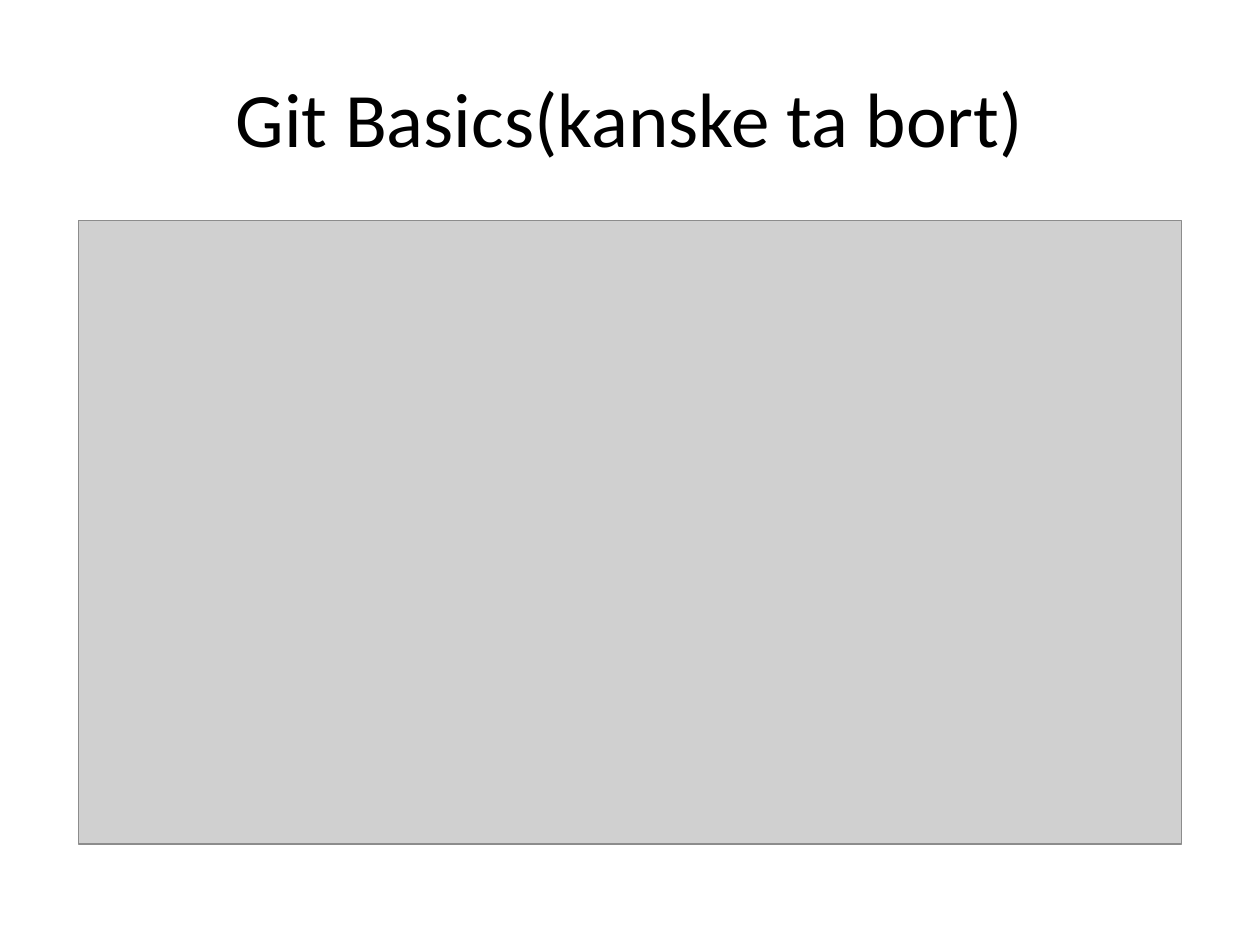
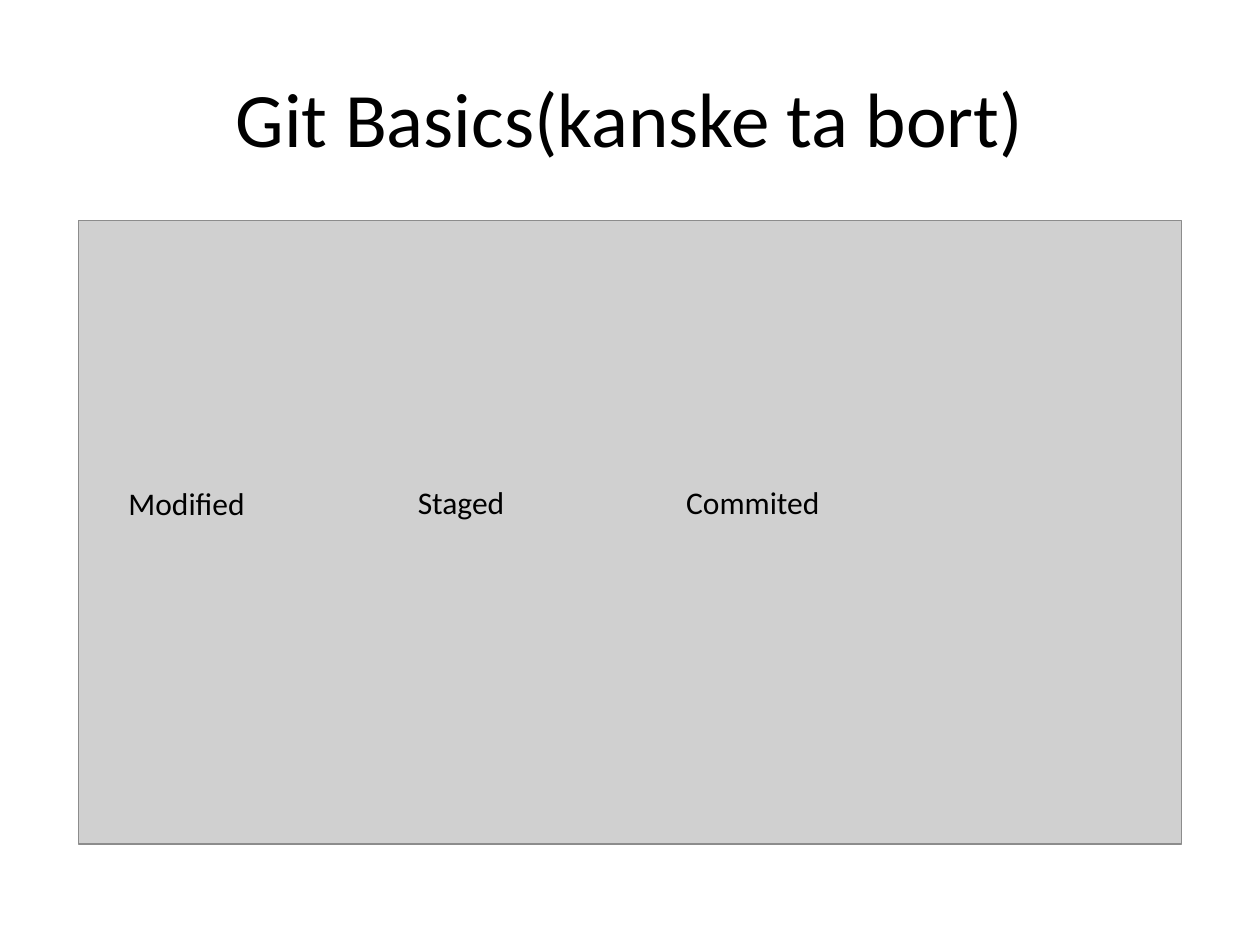
Before and after one commit to perbergq/git-presentation, a slide deck: slide 7 of Git.pptx (slide 9 before the commit). Drawn at 1260x945 pixels with LibreOffice and Linux fonts; fonts in the diff are those of the drawing; grey boxes stand for pictures. Boxes give left, top, right and bottom in pixels: in the first picture for what was removed or moved away, otherwise in the second. Text is boxed around its words. In the diff, an @@ line names an element or a change of style, - is before the commit and + after.

```diff
--- a/Git.pptx
+++ b/Git.pptx
@@ text added at (128,493,244,516), 18 pt, text #000000 @@
+Modified
@@ text added at (418,492,504,520), 18 pt, text #000000 @@
+Staged
@@ text added at (686,492,819,515), 18 pt, text #000000 @@
+Commited
```
Also in this commit, not shown: 6 other slides changed, 1 slide removed.
